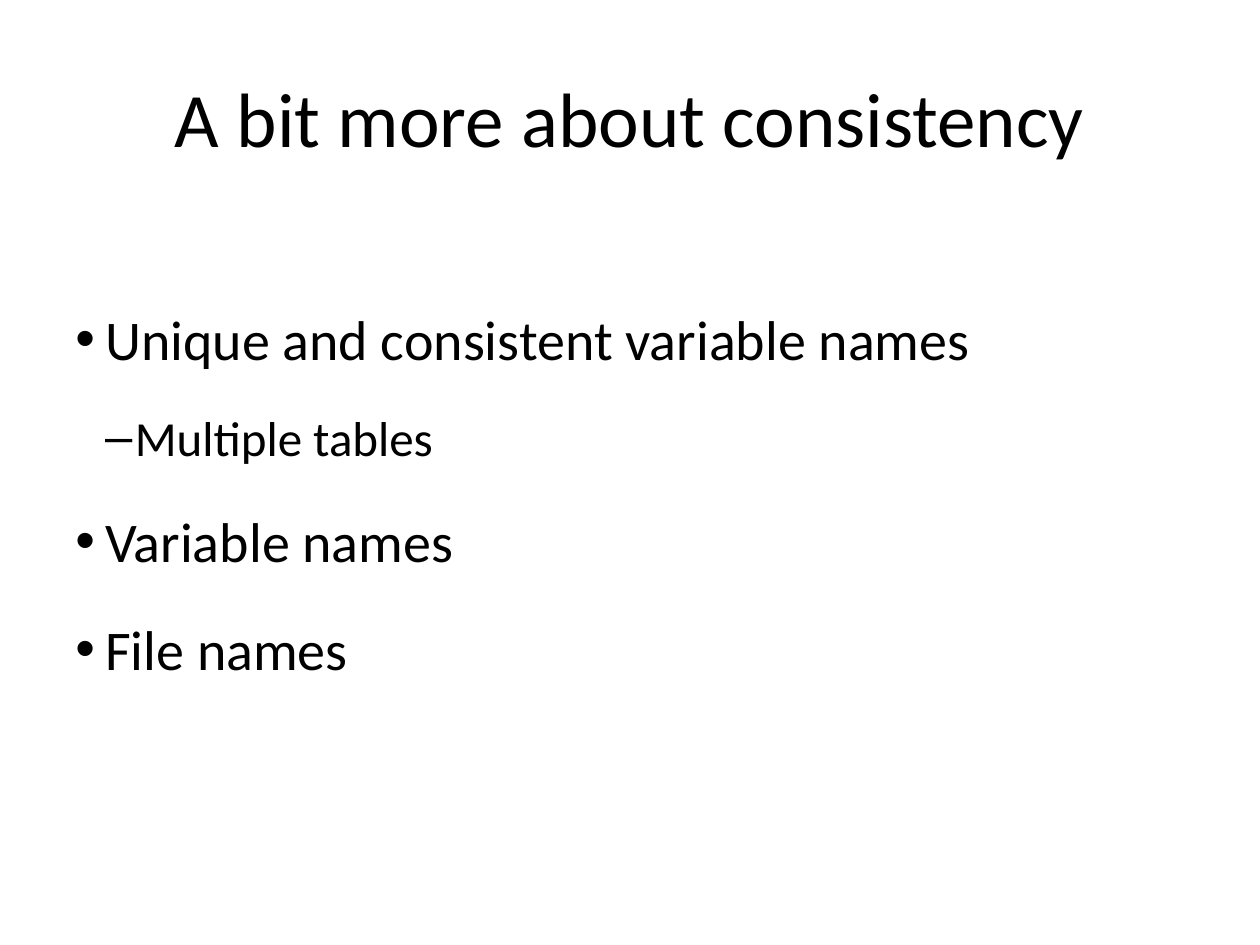
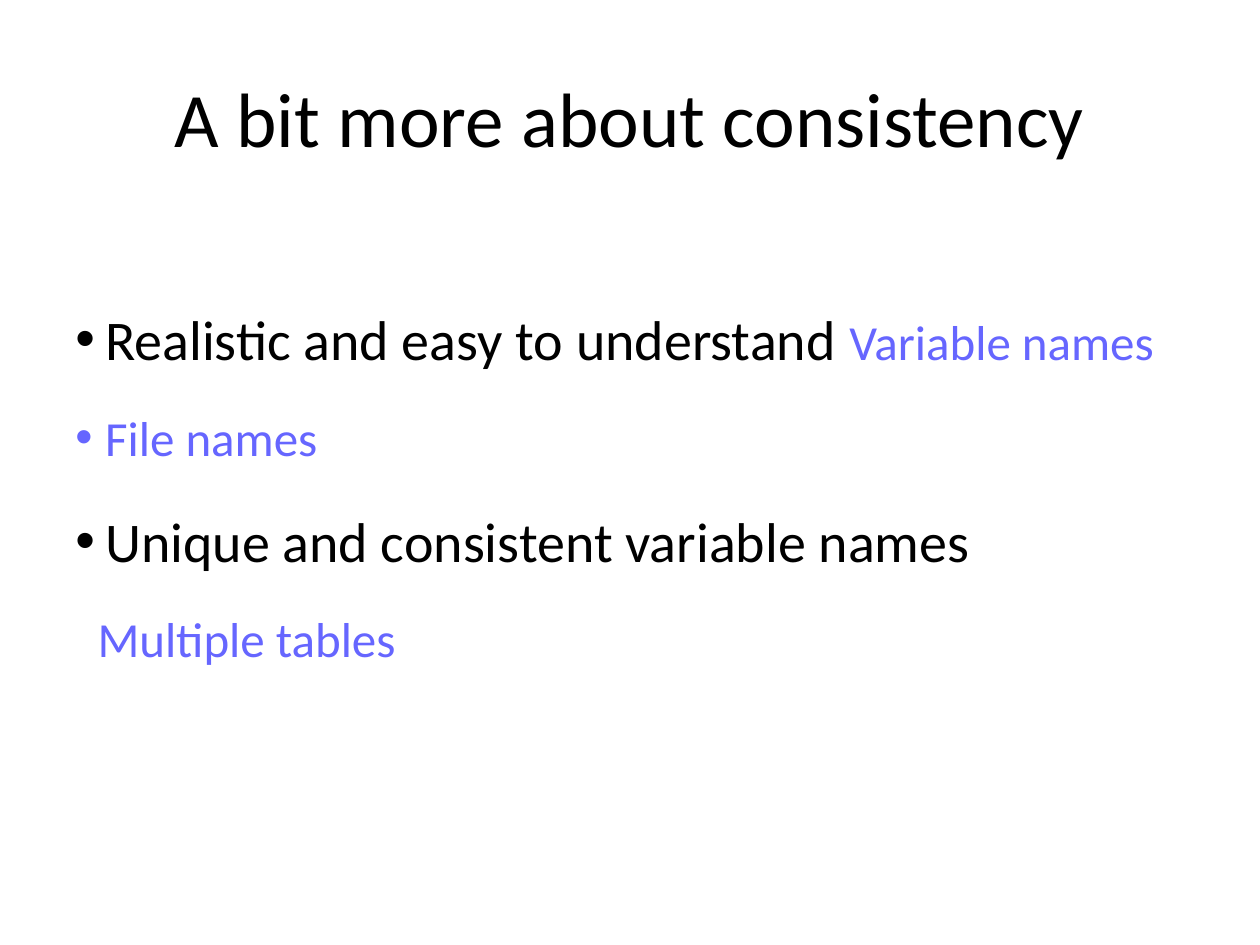
Before and after one commit to bioinformatics-core-shared-training/Managing-your-research-data, a slide deck: slide 9 of Presentation2.pptx (slide 8 before the commit). Drawn at 1260x945 pixels with LibreOffice and Linux fonts; fonts in the diff are those of the drawing. Boxes give left, top, right and bottom in pixels: in the first picture for what was removed or moved away, otherwise in the second. Text is boxed around its words. In the diff, an @@ line names an element or a change of style, - is before the commit and + after.

```diff
--- a/Presentation2.pptx
+++ b/Presentation2.pptx
@@ text at (x1=105, y1=321, x2=1154, y2=457): paragraphs added @@
+• Realistic and easy to understand Variable names
+• File names
@@ text at (x1=105, y1=523, x2=454, y2=671): paragraphs removed @@
-• Variable names
-• File names
@@ text at (x1=98, y1=623, x2=396, y2=665): text colour #000000 to #6666FF in "Multiple tables"; bullet – to none; list level 2 to 1 in "Multiple tables" @@
```
Also in this commit, not shown: 16 other slides changed, 2 slides added, 3 other files.
